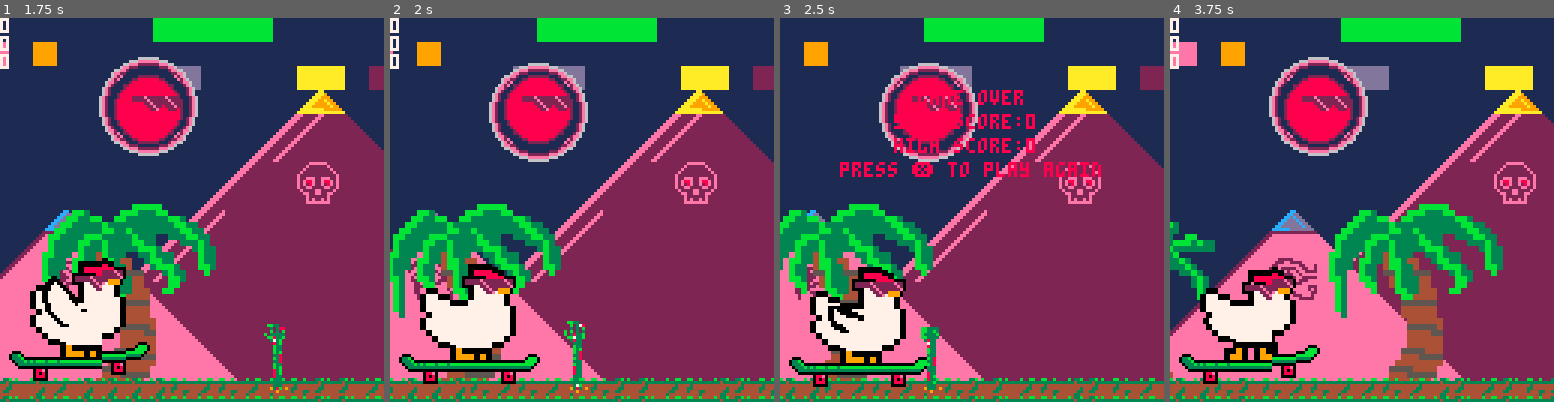
Above: before the commit, frames 1-4 (left to right).
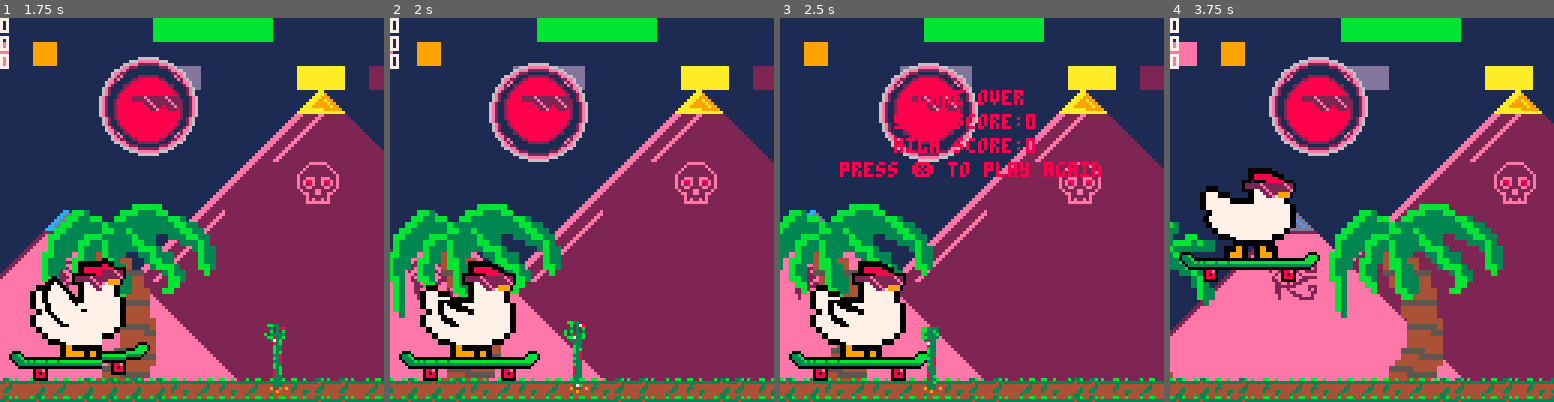
Above: after the commit, the same moments.

Repository: StevenCollins/rad-chicken
Game: PICO-8 cartridge rc.p8
Same seed, same stepped clock (60 frames per second), same inputs: the game is played once before the commit and once after it.
Inputs:
- Up to frame 1 (1.75 s): tap X (X key) at 0.33, 1.07 s; tap O (Z key) at 0.7, 1.7 s; hold Right from 1.6 s (still down)
- Up to frame 2 (2 s): keep holding Right; tap X (X key) at 1.85 s
- Up to frame 3 (2.5 s): release Right at 2.1 s; tap O (Z key) at 2.1 s; hold Up 2.15-2.42 s; hold Right from 2.47 s (still down)
- Up to frame 4 (3.75 s): tap O (Z key) every 0.4 s from 2.5 to 3.7 s; tap X (X key) at 2.97 s; release Right at 3.03 s; hold Left 3.08-3.58 s; hold Down from 3.63 s (still down)

Frame 1 is identical in both runs. In frame 2, 2.7% of the frame differs, in the area x 2-40%, y 63-96%; in frame 3, 4.0%; in frame 4, 11%, in the area x 2-40%, y 39-96%.

Commit message:
Added flight trick.
Also doubled float time.

Diff:
--- a/rc.p8
+++ b/rc.p8
@@ -128,7 +128,8 @@
 gravity=0.2
 jump_power=0.5
 jump_length=10 -- number of frames the jump button works for.
-float_length=15 -- number of float frames.
+float_length=30 -- number of float frames.
+flight_length=30 -- number of flight frames.
 tt_length=30 -- number of frames trick text appears for.
 tt_pre={"rad","awe","tube","cowab"}
 tt_suf={"ical","some","ular","unga"}
@@ -186,6 +187,7 @@
 	c.ab_cntr=0 -- length of time airborne.
 	c.o_jumped=0 -- track the obstacle jumped.
 	c.float_cntr=0 -- track time floating.
+	c.flight_cntr=0 -- track time flying.
 end
 
 function move_chicken()
@@ -204,13 +206,21 @@
 		c.spriteset=c_2_sprites[c_2_sprites_list[(step_x(#c_2_sprites_list))+1]]
 		c.dy+=gravity*2
 		c.trickd=true
-	elseif ((btn(⬅️) or btn(➡️)) and c.float_cntr<float_length) then -- float.
+	elseif (btn(➡️) and c.float_cntr<float_length) then -- float.
 		if (c.trickd==false) then
 			sfx(2) -- only play for new trick.
 		end
 		c.spriteset=c_1_sprites[c_1_sprites_list[(step_x(#c_1_sprites_list))+1]]
 		c.dy=0 -- stop vertical movement.
 		c.float_cntr+=1
+		c.trickd=true
+	elseif (btn(⬅️) and c.flight_cntr<float_length) then -- float.
+		if (c.trickd==false) then
+			sfx(2) -- only play for new trick.
+		end
+		c.spriteset=c_1_sprites[c_1_sprites_list[(step_x(#c_1_sprites_list))+1]]
+		-- c.dy+=0 -- stop change in vertical movement.
+		c.flight_cntr+=1
 		c.trickd=true
 	else -- no tricks.
 		c.spriteset=c_sprites
@@ -276,6 +286,7 @@
 		c.ab_cntr=0 -- not airborne.
 		c.o_jumped=0 -- not jumping an obstacle.
 		c.float_cntr=0 -- reset float cntr.
+		c.flight_cntr=0 -- reset flight cntr.
 	end
 end
 
